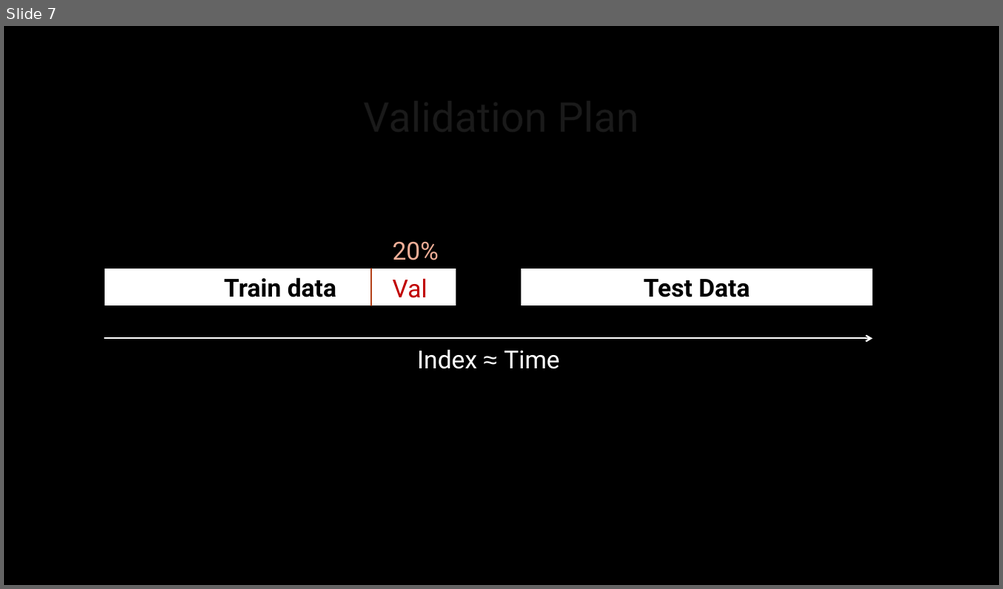
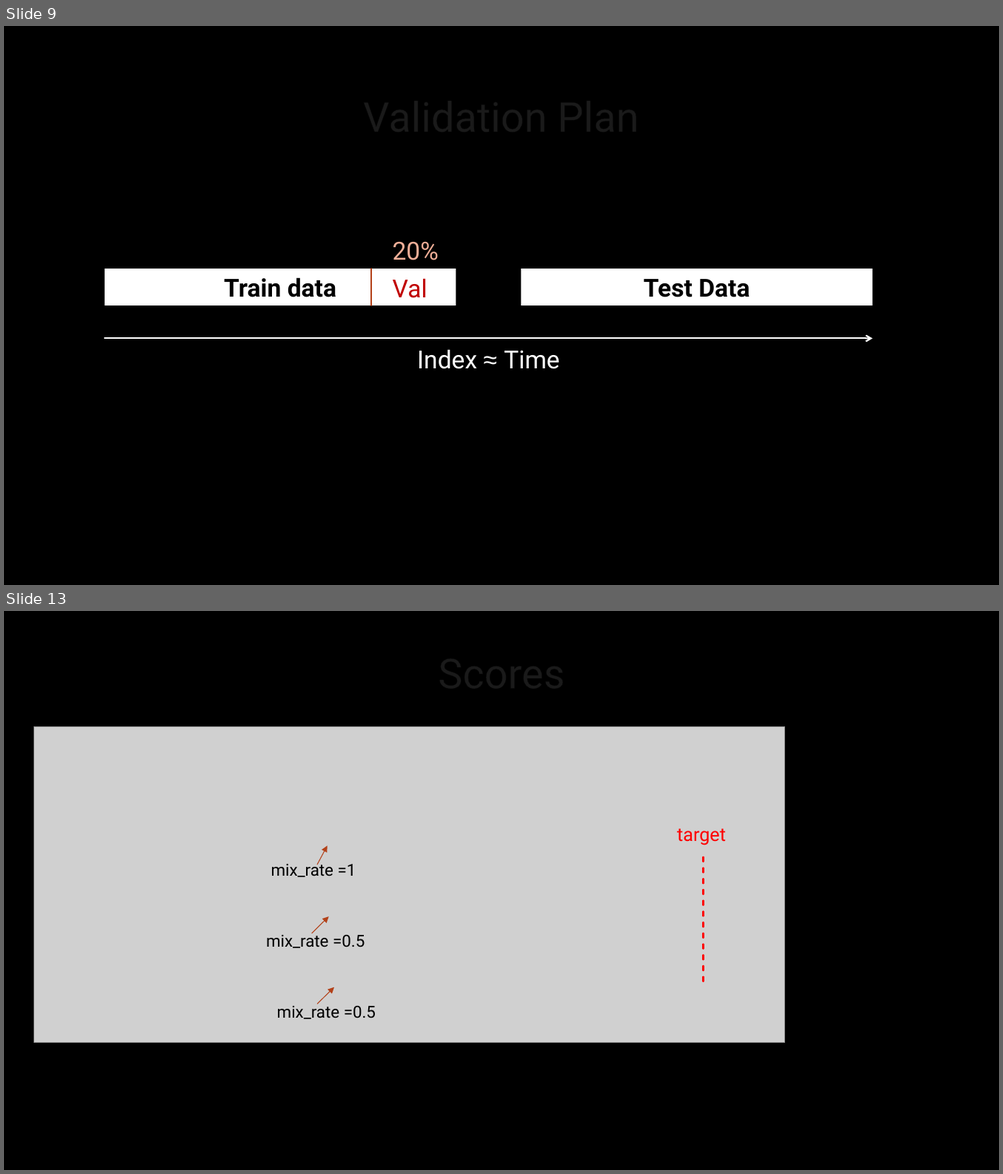
Before and after one commit to htakahashi0708/USL_Final_MusicRecommendationChallenge, a slide deck: USL_MusicRecommender.pptx. Shown one above the other, each under a label of ours: slide 7 before the commit, slides 9 and 13 after it; the slides between them are not shown. The pictures are 1003x589 and 1003x1174 pixels, drawn with LibreOffice and Linux fonts; fonts in the diff are those of the drawing; grey boxes stand for pictures; background and template pictures are left out. Boxes give left, top, right and bottom in pixels: in the first picture for what was removed or moved away, otherwise in the second. Text is boxed around its words. In the diff, an @@ line names an element or a change of style, - is before the commit and + after.

```diff
--- a/USL_MusicRecommender.pptx
+++ b/USL_MusicRecommender.pptx
@@ slide 13 added at (x1=4, y1=611, x2=999, y2=1170), background picture (left out) @@
@@ title added at (x1=79, y1=632, x2=924, y2=711), 40 pt, text #FFFFFF @@
+Scores
@@ picture added at (x1=34, y1=726, x2=785, y2=1043) @@
@@ text added at (x1=677, y1=829, x2=726, y2=846), 18 pt, text #FF0000 @@
+target
@@ arrow added from (317, 865) to (327, 846), #B4421A 0.75 pt @@
@@ text added at (x1=271, y1=860, x2=356, y2=877), 16 pt, text #000000 @@
+mix_rate =1
@@ line added from (703, 857) to (703, 982), #FF0000 1.5 pt dashed @@
@@ arrow added from (311, 934) to (329, 917), #B4421A 0.75 pt @@
@@ text added at (x1=266, y1=931, x2=364, y2=948), 16 pt, text #000000 @@
+mix_rate =0.5
@@ arrow added from (317, 1004) to (334, 988), #B4421A 0.75 pt @@
@@ text added at (x1=277, y1=1002, x2=375, y2=1019), 16 pt, text #000000 @@
+mix_rate =0.5
@@ what was slide 7 is now slide 9 @@
```
Also in this commit, not shown: 8 slides changed, 2 other slides added, 1 slide removed.
